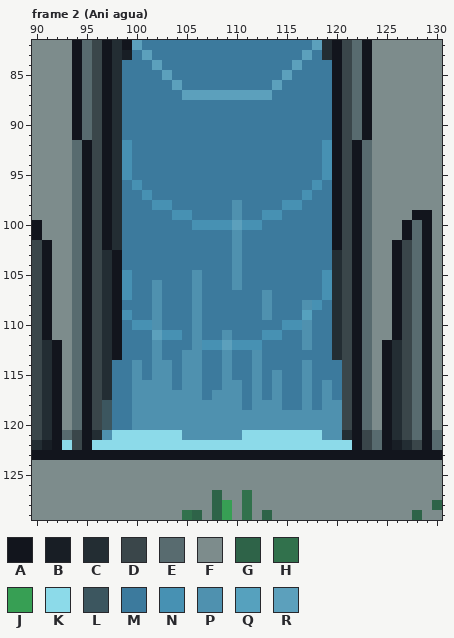
Pixel-art file -- Personal_Jessica/Checkpoint/Checkpoint-animación.aseprite. The first picture shows the starting point.
224x150 pixels, 37 frames. Colours within 5 levels of each other are drawn and written as one. Shown: frame 2 (Ani agua): x 90..130, y 82..129. The commit also changed other frames or places, which this record leaves out.
Palette (. is transparent): A #12151d  B #181e25  C #232d33  D #3a464a  E #586b6f  F #7d8c8c  G #2e6348  H #31714c  J #379f54  K #8cdae9  L #3c565f  M #3c7a9d  N #4791b3  P #4f91af  Q #56a1be  R #5ca0bc
After:
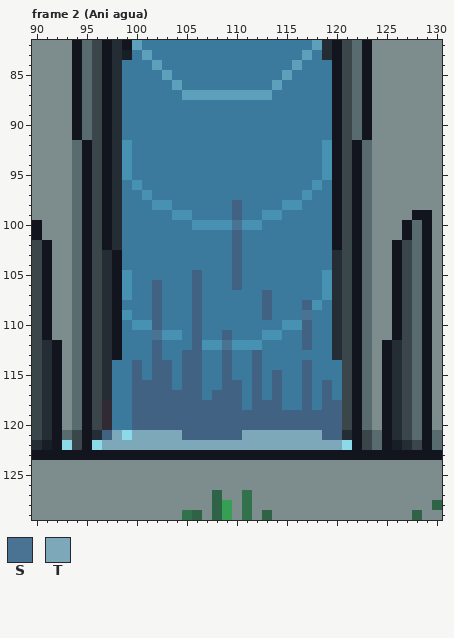
Colours new in this view: S #4a7393  T #7ca8ba
Diff:
layer "Destellos" opacity 24% -> 27%
@@ palette @@
-L #3c565f
+L #302a35
-P #4f91af
+P #426283
--- frame 2 (Ani agua), layer "Destellos"
@@ x 108..112 @@
  99 MMPMM
-100 NNRNN
+100 NNSNN
 101 MMPMM
@@ x 100..119 @@
 108 MMPMMMPMMMMMMPMMMPNM
-109 MMPMMMPMMMMMMPMMMQMM
+109 MMPMMMPMMMMMMPMMMSMM
 110 NNPMMMPMMMMMMMMNNPMM
-111 MMRNNMPMMPMMMNNMMPMM
-112 MMPMMMPNNRNNNMMMMPMM
+111 MMSNNMPMMPMMMNNMMPMM
+112 MMPMMMPNNSNNNMMMMPMM
 113 MMPMMPPMMPMMPMMMMMMM
@@ x 95..122 @@
 120 ADLMMPPPPPPPPPPPPPPPPPPPPPDA
-121 ACPKKKKKKKPPPPPPKKKKKKKKPPCA
-122 AKKKKKKKKKKKKKKKKKKKKKKKKKKA
+121 ACPTKTTTTTPPPPPPTTTTTTTTPPCA
+122 AKTTTTTTTTTTTTTTTTTTTTTTTTKA
 123 AAAAAAAAAAAAAAAAAAAAAAAAAAAA
Where, in picture pixels (left, top, right, bottom), the same in both pictures:
changed: (102, 200, 342, 450)
